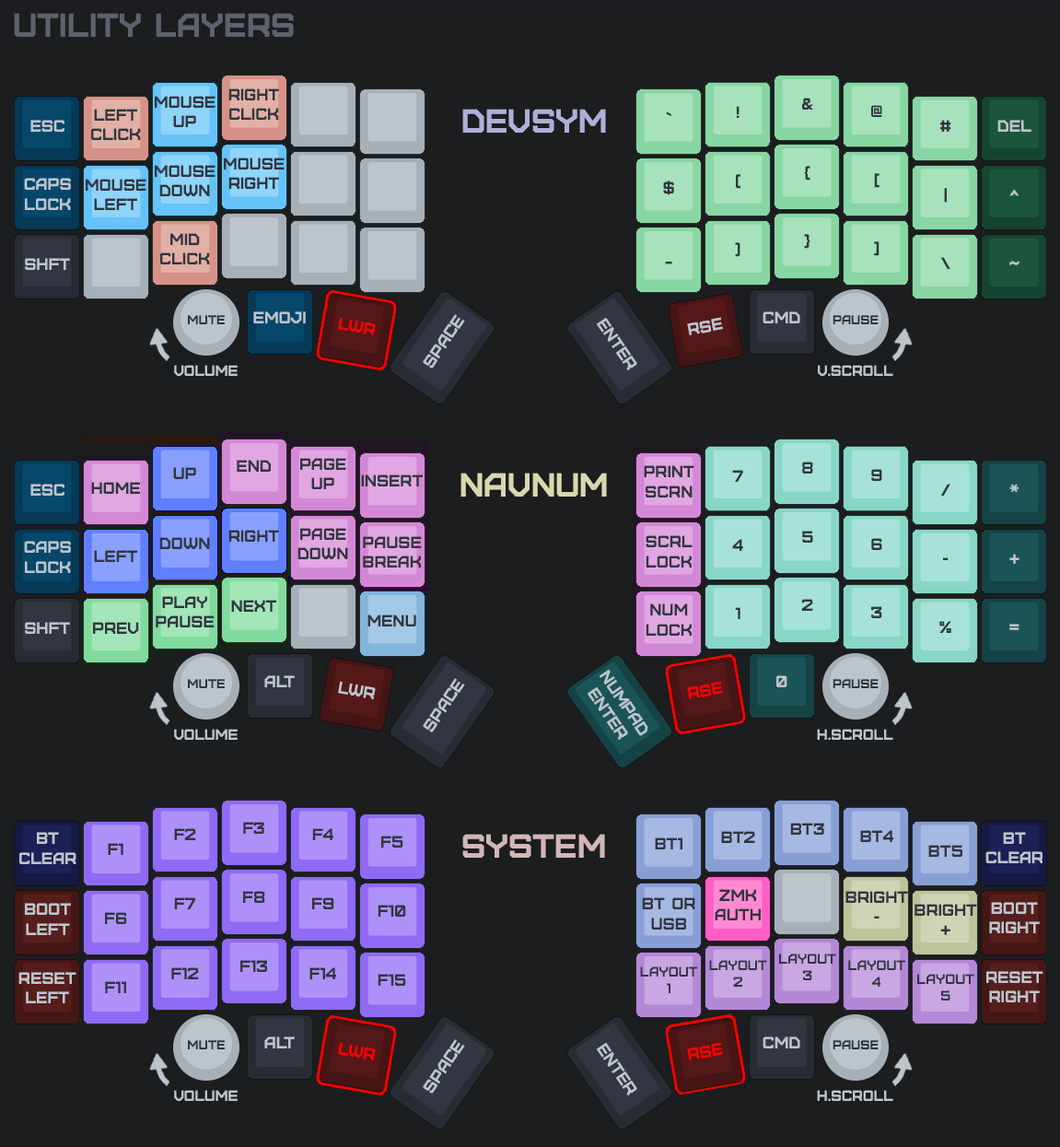
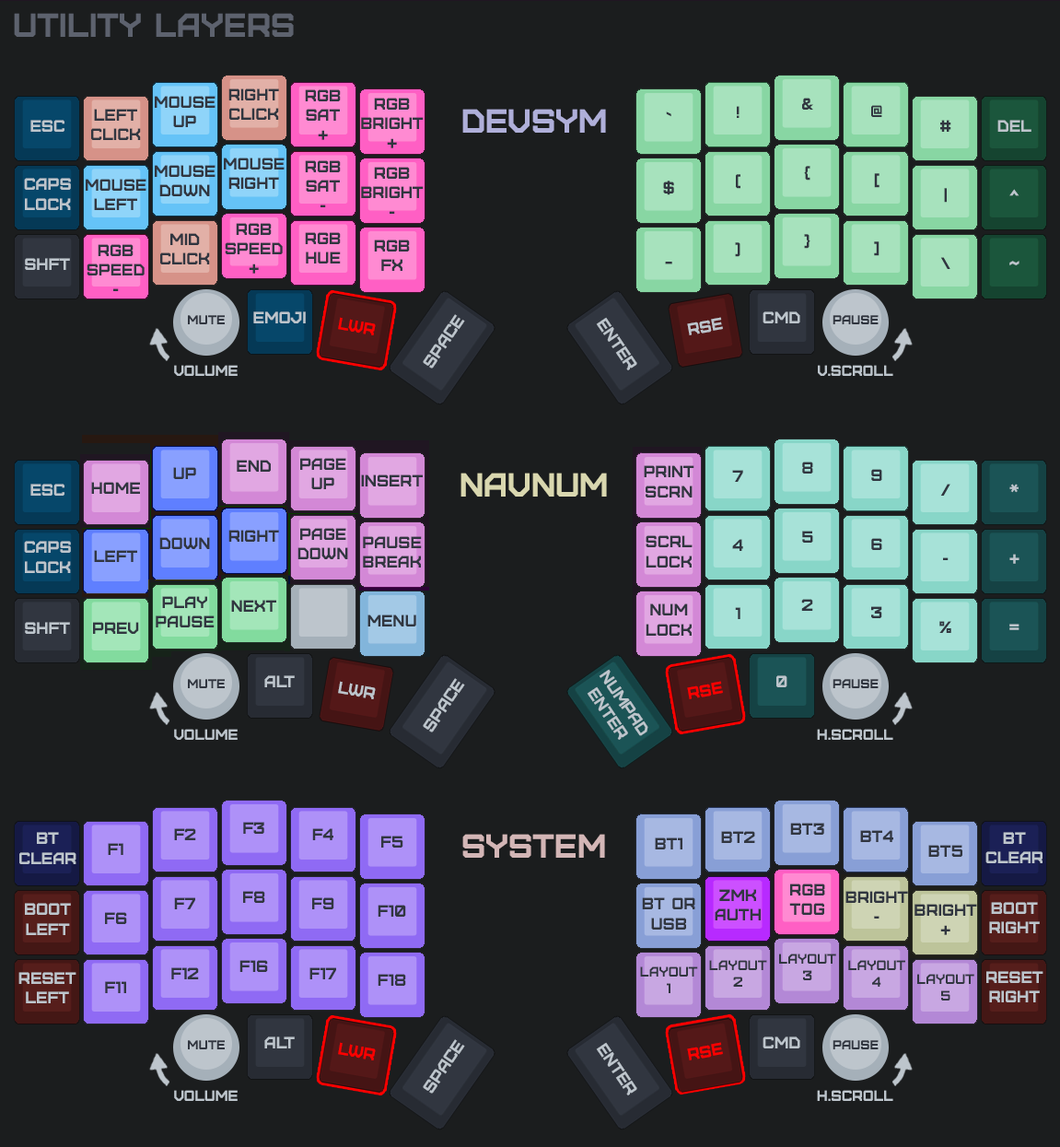
Layer changes from the first 1060 x 1147 image to the second:
painted on "0-4" (1st of 6, in "SYMBOL" › "Keymap" › "Left") over [304, 89, 341, 140]
painted on "0-5" (1st of 6, in "SYMBOL" › "Keymap" › "Left") over [361, 97, 424, 149]
painted on "1-4" (1st of 6, in "SYMBOL" › "Keymap" › "Left") over [304, 160, 341, 208]
painted on "1-5" (1st of 6, in "SYMBOL" › "Keymap" › "Left") over [361, 166, 424, 214]
painted on "2-1" (1st of 6, in "SYMBOL" › "Keymap" › "Left") over [86, 244, 145, 292]
painted on "2-3" (1st of 6, in "SYMBOL" › "Keymap" › "Left") over [224, 222, 283, 274]
painted on "2-4" (1st of 6, in "SYMBOL" › "Keymap" › "Left") over [304, 232, 341, 264]
painted on "2-5" (1st of 6, in "SYMBOL" › "Keymap" › "Left") over [373, 239, 410, 271]
painted on "2-3" (5th of 6, in "SYSTEM" › "Keymap" › "Left") over [239, 959, 269, 972]
painted on "2-4" (5th of 6, in "SYSTEM" › "Keymap" › "Left") over [325, 967, 337, 980]
painted on "2-5" (5th of 6, in "SYSTEM" › "Keymap" › "Left") over [395, 973, 407, 983]
painted on "1-2" (6th of 6, in "SYSTEM" › "Keymap" › "Right") over [789, 883, 826, 915]
